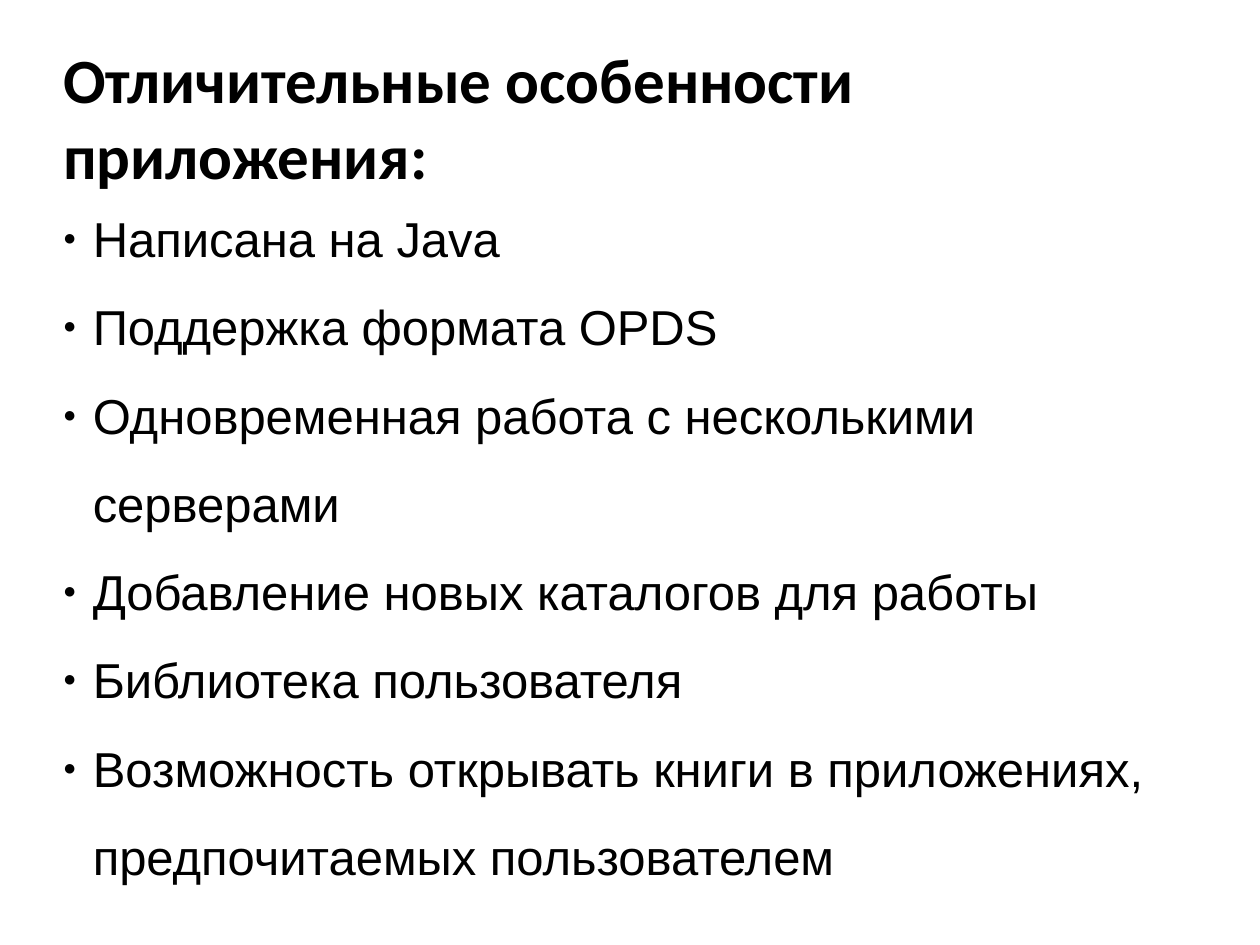
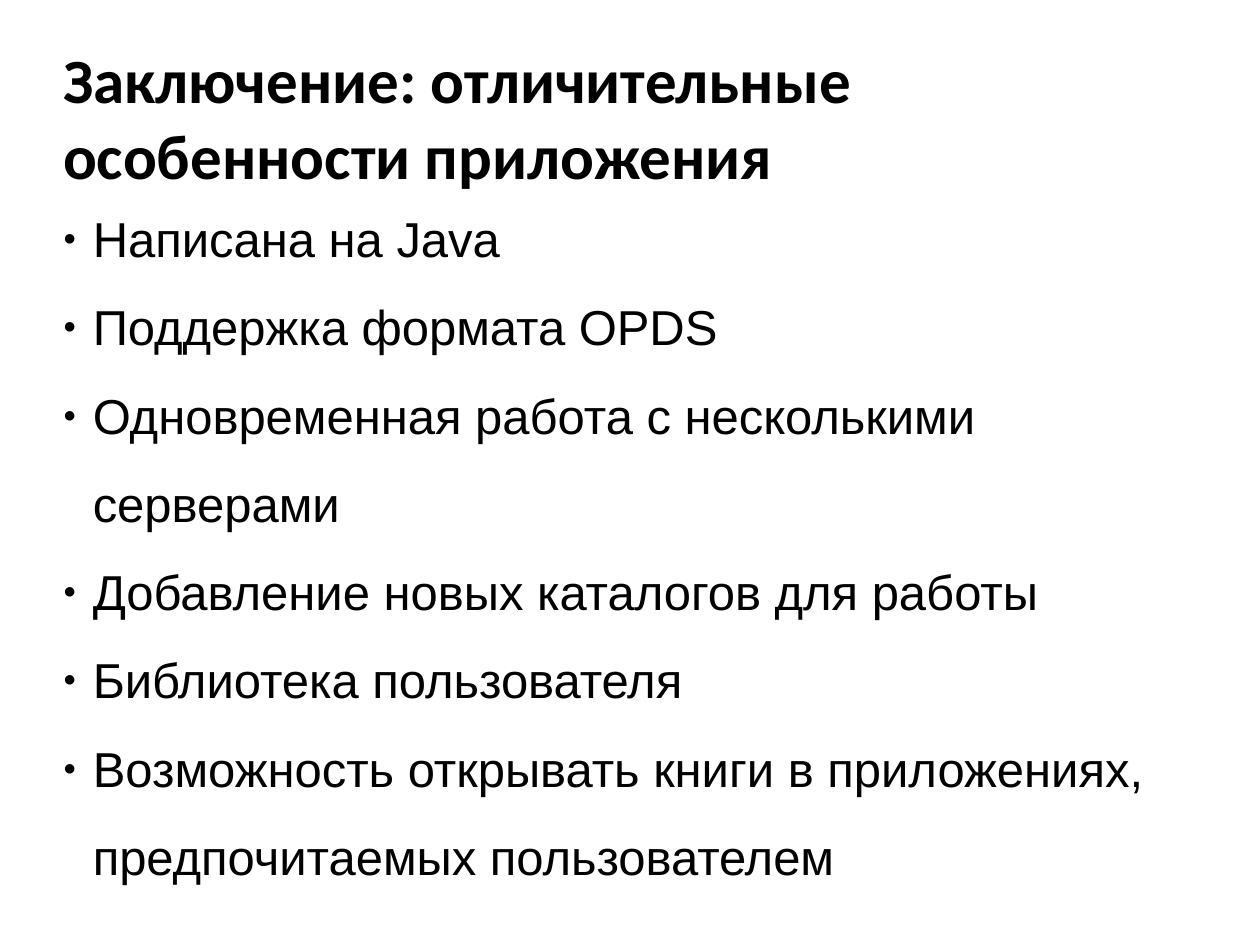
Before and after one commit to kropp/ebooksearchtool, a slide deck: slide 11 of client-java/Presentation.odp (slide 3 before the commit). Drawn at 1260x945 pixels with LibreOffice and Linux fonts; fonts in the diff are those of the drawing. Boxes give left, top, right and bottom in pixels: in the first picture for what was removed or moved away, otherwise in the second. Text is boxed around its words. In the diff, an @@ line names an element or a change of style, - is before the commit and + after.

```diff
--- a/client-java/Presentation.odp
+++ b/client-java/Presentation.odp
@@ title at <box>63,61,851,189</box>: text changed @@
-Отличительные особенности приложения:
+Заключение: отличительные особенности приложения
```
Also in this commit, not shown: 3 other slides changed, 1 slide added, 2 other files.
